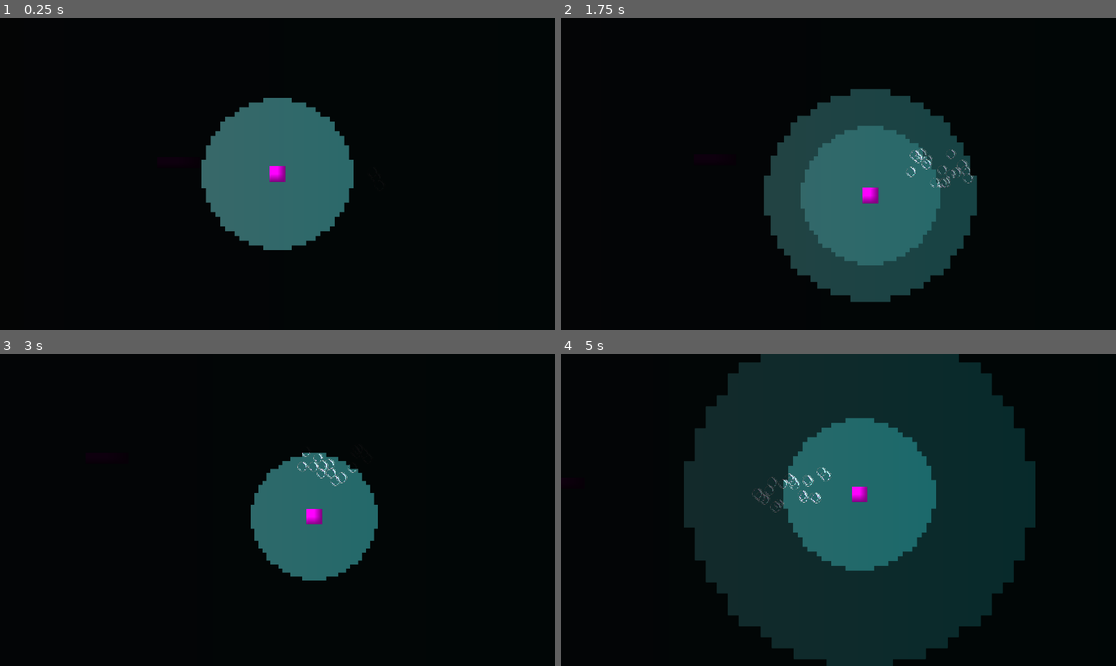
Above: before the commit, frames 1-4 (two rows, left to right).
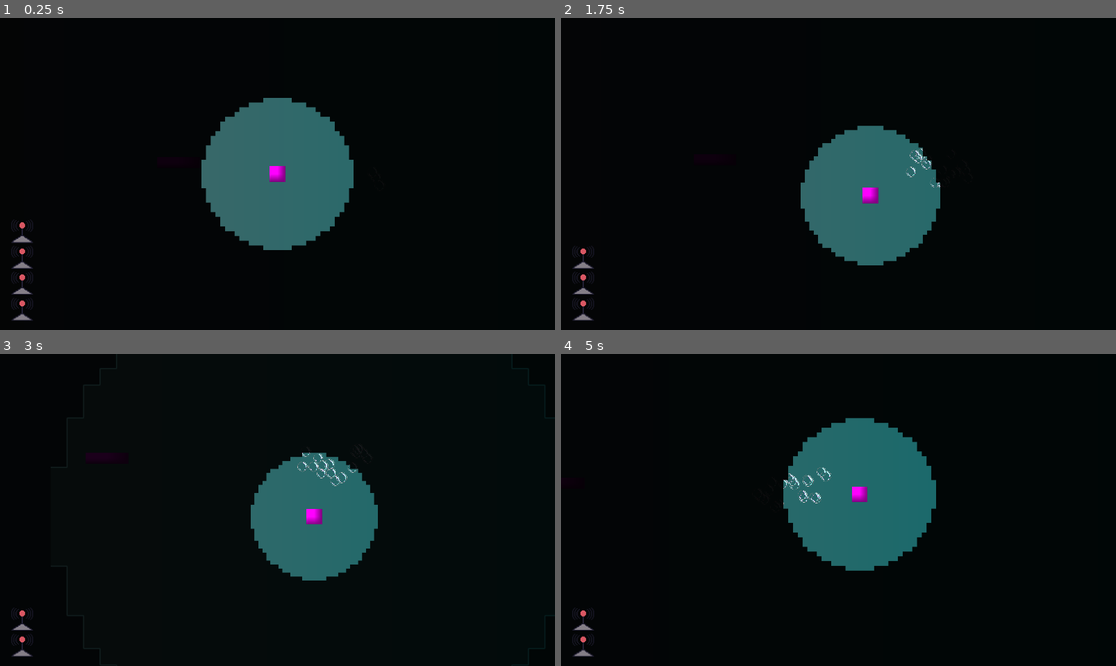
Above: after the commit, the same moments.

Repository: Meemog/LudumDare59
Game: Godot game, scene res://Scenes/main.tscn
The game is run twice, just before and just after one commit, with the same random seed, the same clock (stepped at 60 frames per second) and the same inputs.
Inputs:
- Up to frame 1 (0.25 s): no input
- Up to frame 2 (1.75 s): tap Enter at 0.5 s; hold D (right) 0.53-1.28 s; hold Space (personal_sonar) 0.53-1.28 s; hold S (down) from 1.28 s (still down); tap Space (personal_sonar) at 1.35 s
- Up to frame 3 (3 s): release S (down) at 2.03 s; hold D (right) 2.03-2.78 s; hold Space (personal_sonar) 2.03-2.78 s; hold W (up) from 2.78 s (still down); tap Space (personal_sonar) at 2.85 s
- Up to frame 4 (5 s): release W (up) at 3.53 s; hold Space (personal_sonar) 3.53-4.28 s; hold A (left) from 3.53 s (still down); tap Space (personal_sonar) at 4.35 s

The runs differ from the first frame. In frame 1, 0.4% of the frame differs, in the area x 2-6%, y 64-98%; in frame 2, 12%; in frame 3, 0.2%; in frame 4, 42%, in the area x 2-86%, y 0-100%.

Commit message:
Added sonar resource that slowly recharges

Diff:
--- a/Scenes/main.tscn
+++ b/Scenes/main.tscn
@@ -5,6 +5,7 @@
 [ext_resource type="PackedScene" uid="uid://vtbmeiagl1st" path="res://Scenes/checkpoint.tscn" id="2_bo1nx"]
 [ext_resource type="PackedScene" uid="uid://eyawafj404ax" path="res://Scenes/test_wall.tscn" id="4_jjvhh"]
 [ext_resource type="Script" uid="uid://brdaobtqsoq15" path="res://Scenes/darkness.gd" id="5_kry3j"]
+[ext_resource type="PackedScene" uid="uid://08hgwmbgc78v" path="res://Scenes/ui.tscn" id="6_21xkr"]
 
 [sub_resource type="Gradient" id="Gradient_jjvhh"]
 offsets = PackedFloat32Array(0, 0.018072288, 0.9879518, 1)
@@ -43,10 +44,14 @@
 script = ExtResource("5_kry3j")
 camera = NodePath("../Player")
 
-[node name="Player" parent="BackBufferCopy" unique_id=1356148789 instance=ExtResource("1_jjgbg")]
+[node name="Player" parent="BackBufferCopy" unique_id=1356148789 node_paths=PackedStringArray("ui") instance=ExtResource("1_jjgbg")]
 position = Vector2(-53, 4)
 collision_mask = 3
 soft_max_velocity = 200.0
 hard_max_velocity = 400.0
 acceleration = 30.0
 max_alpha = 0.94
+sonar_refresh_time = 3.3
+ui = NodePath("../../UI")
+
+[node name="UI" parent="." unique_id=1549543088 instance=ExtResource("6_21xkr")]
--- /dev/null
+++ b/Scenes/main_menu.gd
@@ -0,0 +1,6 @@
+extends Control
+
+@export var play_scene: PackedScene
+
+func _on_play_button_pressed() -> void:
+    get_tree().change_scene_to_packed(play_scene)
--- /dev/null
+++ b/Scenes/main_menu.tscn
@@ -0,0 +1,46 @@
+[gd_scene format=3 uid="uid://rm0e0lprcjn5"]
+
+[ext_resource type="Script" uid="uid://bmypwq0loc0mr" path="res://Scenes/main_menu.gd" id="1_28flt"]
+[ext_resource type="PackedScene" uid="uid://b45u0odr2ptkv" path="res://Scenes/main.tscn" id="2_48xlc"]
+
+[node name="Main Menu" type="Control" unique_id=2062227031]
+layout_mode = 3
+anchors_preset = 15
+anchor_right = 1.0
+anchor_bottom = 1.0
+grow_horizontal = 2
+grow_vertical = 2
+script = ExtResource("1_28flt")
+play_scene = ExtResource("2_48xlc")
+
+[node name="Play" type="Control" parent="." unique_id=241402080]
+layout_mode = 1
+anchors_preset = 8
+anchor_left = 0.5
+anchor_top = 0.5
+anchor_right = 0.5
+anchor_bottom = 0.5
+offset_left = -170.5
+offset_top = -77.0
+offset_right = 170.5
+offset_bottom = 77.0
+grow_horizontal = 2
+grow_vertical = 2
+
+[node name="Button" type="Button" parent="Play" unique_id=310849757]
+layout_mode = 1
+anchors_preset = 8
+anchor_left = 0.5
+anchor_top = 0.5
+anchor_right = 0.5
+anchor_bottom = 0.5
+offset_left = -149.5
+offset_top = -44.5
+offset_right = 149.5
+offset_bottom = 44.5
+grow_horizontal = 2
+grow_vertical = 2
+theme_override_font_sizes/font_size = 62
+text = "Play"
+
+[connection signal="pressed" from="Play/Button" to="." method="_on_play_button_pressed"]
--- a/Scenes/player.gd
+++ b/Scenes/player.gd
@@ -10,6 +10,9 @@
 @export var growth_speed: float = .15 ## The speed at which the personal sonar grows
 @export var fade_time: float = 1 ## The time it takes for the sonar to fully fade
 @export var max_alpha: float = 1 ## Alpha value of the darkness
+@export var sonar_refresh_time: float = 4 ## Amount of time to reload a sonar
+@export var sonar_cooldown: float = 1 ## Amount of time between sonar pings to prevent spamming
+@export var ui: Node
 
 @export_category("Death")
 @export var death_time: float = 3 ## Time after dying before respawn
@@ -21,11 +24,17 @@
 # Sprites
 var _vision_cone: Node2D
 var _y_start: float
+
+# Sonar
 var _sonar_cone: Node2D
 var _sonar_sprite: Sprite2D
 var _sonar_dark: Sprite2D
 var _sonar_active: bool
-var _time_since_sonar: float
+var _time_since_sonar: float = 100
+var _time_since_sonar_refresh: float = 0
+var _MAX_SONARS: int = 4
+var _num_sonars: int
+var _sonar_sfx: AudioStreamPlayer
 
 # Dying
 var _player_sprite: Sprite2D
@@ -48,6 +57,8 @@
     _sonar_sprite = $PersonalSonar/mask
     _sonar_dark = $PersonalSonar/dark
     _sonar_cone.scale = Vector2.ZERO
+    _num_sonars = _MAX_SONARS
+    _sonar_sfx = $AudioStreamPlayer
 
     _checkpoint_pos = position
 
@@ -128,21 +139,31 @@
         _vision_cone.scale = Vector2(new_scale, new_scale)
 
 func _sonar() -> void:
-    _sonar_active = true
-    _time_since_sonar = 0
-    _sonar_dark.self_modulate.a = 0
-    _sonar_cone.scale = Vector2.ZERO
-    _sonar_cone.visible = true
+    if _time_since_sonar > sonar_cooldown and _num_sonars != 0:
+        _num_sonars -= 1
+        ui.set_sonars(_num_sonars)
+        _sonar_active = true
+        _time_since_sonar = 0
+        _sonar_dark.self_modulate.a = 0
+        _sonar_cone.scale = Vector2.ZERO
+        _sonar_cone.visible = true
+        _sonar_sfx.play()
 
 func _process_sonar(delta: float) -> void:
+    _time_since_sonar += delta
     if _sonar_active:
-        _time_since_sonar += delta
         _sonar_cone.scale += Vector2(growth_speed, growth_speed)
         var alpha = (_time_since_sonar/fade_time) * max_alpha
         _sonar_dark.self_modulate.a = alpha
         if _time_since_sonar > fade_time:
             _sonar_cone.visible = false
             _sonar_active = false
+    if _num_sonars < _MAX_SONARS:
+        _time_since_sonar_refresh += delta
+        if _time_since_sonar_refresh > sonar_refresh_time:
+            _time_since_sonar_refresh = 0
+            _num_sonars += 1
+            ui.set_sonars(_num_sonars)
 
 func trigger_checkpoint() -> void:
     _checkpoint_pos = position
--- a/Scenes/player.tscn
+++ b/Scenes/player.tscn
@@ -4,6 +4,7 @@
 [ext_resource type="Texture2D" uid="uid://drdnfulfobmle" path="res://Assets/Sprites/VisionCone.png" id="2_cvnsp"]
 [ext_resource type="Shader" uid="uid://c5k7x8lnl0mk2" path="res://Scenes/vision.gdshader" id="2_vgqql"]
 [ext_resource type="Texture2D" uid="uid://crfnm33et8tx" path="res://Assets/Sprites/bubble.png" id="3_6t5aa"]
+[ext_resource type="AudioStream" uid="uid://c1d50k27xi3th" path="res://Assets/Sounds/SFX/Submarine SFX Higher.mp3" id="5_fkybt"]
 
 [sub_resource type="RectangleShape2D" id="RectangleShape2D_cvnsp"]
 size = Vector2(54, 54)
@@ -71,3 +72,7 @@
 drag_top_margin = 0.1
 drag_right_margin = 0.1
 drag_bottom_margin = 0.1
+
+[node name="AudioStreamPlayer" type="AudioStreamPlayer" parent="." unique_id=445316378]
+stream = ExtResource("5_fkybt")
+bus = &"SFX"
--- /dev/null
+++ b/Scenes/ui.gd
@@ -0,0 +1,18 @@
+extends CanvasLayer
+
+var enabled: Array = [true, true, true, true]
+var _sonars: Array[TextureRect]
+
+func _ready() -> void:
+    _sonars = [$Control/sonar1, $Control/sonar2, $Control/sonar3, $Control/sonar4]
+
+func reload() -> void:
+    for i in range(_sonars.size()):
+        _sonars[i].visible = enabled[i]
+
+func set_sonars(count: int):
+    for i in range(count):
+        enabled[i] = true
+    for j in range(4-count):
+        enabled[count+j] = false
+    reload()
--- /dev/null
+++ b/Scenes/ui.tscn
@@ -0,0 +1,81 @@
+[gd_scene format=3 uid="uid://08hgwmbgc78v"]
+
+[ext_resource type="Texture2D" uid="uid://dkqhijqlmr3fr" path="res://Assets/Sprites/SonarIcon.png" id="1_jxero"]
+[ext_resource type="Script" uid="uid://cjiutjk3ndmlb" path="res://Scenes/ui.gd" id="1_qdvrb"]
+
+[node name="UI" type="CanvasLayer" unique_id=1549543088]
+script = ExtResource("1_qdvrb")
+
+[node name="Control" type="Control" parent="." unique_id=122297163]
+layout_mode = 3
+anchors_preset = 15
+anchor_right = 1.0
+anchor_bottom = 1.0
+grow_horizontal = 2
+grow_vertical = 2
+size_flags_horizontal = 4
+size_flags_vertical = 4
+
+[node name="sonar1" type="TextureRect" parent="Control" unique_id=107465476]
+layout_mode = 1
+anchors_preset = 7
+anchor_left = 0.5
+anchor_top = 1.0
+anchor_right = 0.5
+anchor_bottom = 1.0
+offset_left = -923.0
+offset_top = -112.0
+offset_right = -603.0
+offset_bottom = 208.0
+grow_horizontal = 2
+grow_vertical = 0
+scale = Vector2(0.25, 0.25)
+texture = ExtResource("1_jxero")
+
+[node name="sonar2" type="TextureRect" parent="Control" unique_id=971558559]
+layout_mode = 1
+anchors_preset = 7
+anchor_left = 0.5
+anchor_top = 1.0
+anchor_right = 0.5
+anchor_bottom = 1.0
+offset_left = -923.0
+offset_top = -202.0
+offset_right = -603.0
+offset_bottom = 118.0
+grow_horizontal = 2
+grow_vertical = 0
+scale = Vector2(0.25, 0.25)
+texture = ExtResource("1_jxero")
+
+[node name="sonar3" type="TextureRect" parent="Control" unique_id=478727927]
+layout_mode = 1
+anchors_preset = 7
+anchor_left = 0.5
+anchor_top = 1.0
+anchor_right = 0.5
+anchor_bottom = 1.0
+offset_left = -923.0
+offset_top = -292.0
+offset_right = -603.0
+offset_bottom = 28.0
+grow_horizontal = 2
+grow_vertical = 0
+scale = Vector2(0.25, 0.25)
+texture = ExtResource("1_jxero")
+
+[node name="sonar4" type="TextureRect" parent="Control" unique_id=1037581724]
+layout_mode = 1
+anchors_preset = 7
+anchor_left = 0.5
+anchor_top = 1.0
+anchor_right = 0.5
+anchor_bottom = 1.0
+offset_left = -923.0
+offset_top = -382.0
+offset_right = -603.0
+offset_bottom = -62.0
+grow_horizontal = 2
+grow_vertical = 0
+scale = Vector2(0.25, 0.25)
+texture = ExtResource("1_jxero")
--- /dev/null
+++ b/default_bus_layout.tres
@@ -0,0 +1,15 @@
+[gd_resource type="AudioBusLayout" format=3 uid="uid://b1nmfkpwdtol7"]
+
+[resource]
+bus/1/name = &"SFX"
+bus/1/solo = false
+bus/1/mute = false
+bus/1/bypass_fx = false
+bus/1/volume_db = 0.0
+bus/1/send = &"Master"
+bus/2/name = &"Music"
+bus/2/solo = false
+bus/2/mute = false
+bus/2/bypass_fx = false
+bus/2/volume_db = 0.0
+bus/2/send = &"Master"
--- a/project.godot
+++ b/project.godot
@@ -19,6 +19,7 @@
 
 window/size/viewport_width=1920
 window/size/viewport_height=1080
+window/size/mode=3
 
 [input]
 
Binary file added: Assets/Sprites/SonarIcon.png
Not shown, added: Assets/Sprites/SonarIcon.png.import
Not shown, added: Scenes/main_menu.gd.uid
Not shown, added: Scenes/ui.gd.uid
